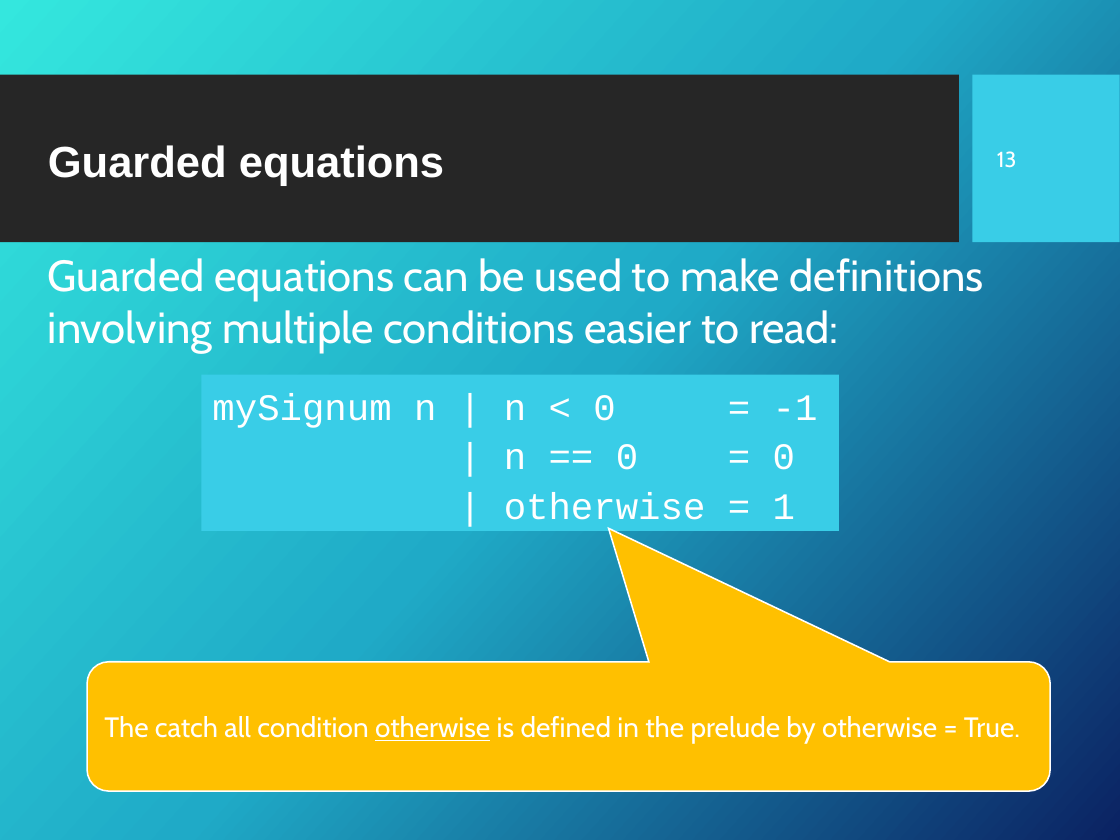
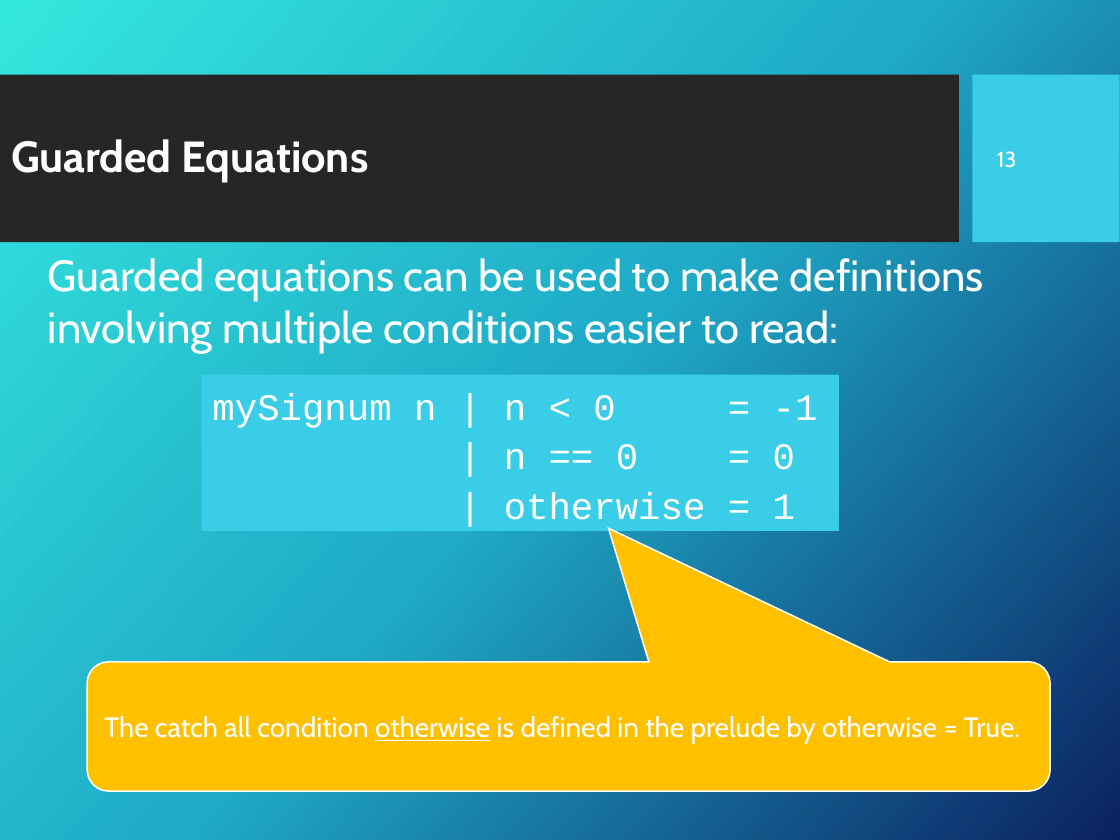
Before and after one commit to Fun-Prog-26/fun-prog-26, a slide deck: slide 14 of topic04-functions-and-lambda-calculus/unit-04a-lectures/talk-1/a-functions.pptx. Drawn at 1120x840 pixels with LibreOffice and Linux fonts; fonts in the diff are those of the drawing; background and template pictures are left out. Boxes give left, top, right and bottom in pixels: in the first picture for what was removed or moved away, otherwise in the second. Text is boxed around its words. In the diff, an @@ line names an element or a change of style, - is before the commit and + after.

```diff
--- a/topic04-functions-and-lambda-calculus/unit-04a-lectures/talk-1/a-functions.pptx
+++ b/topic04-functions-and-lambda-calculus/unit-04a-lectures/talk-1/a-functions.pptx
@@ text at (11, 139, 369, 182): text changed; font Arial to Cabin @@
-Guarded equations
+Guarded Equations
```
Also in this commit, not shown: 28 other slides changed, 7 other files.
